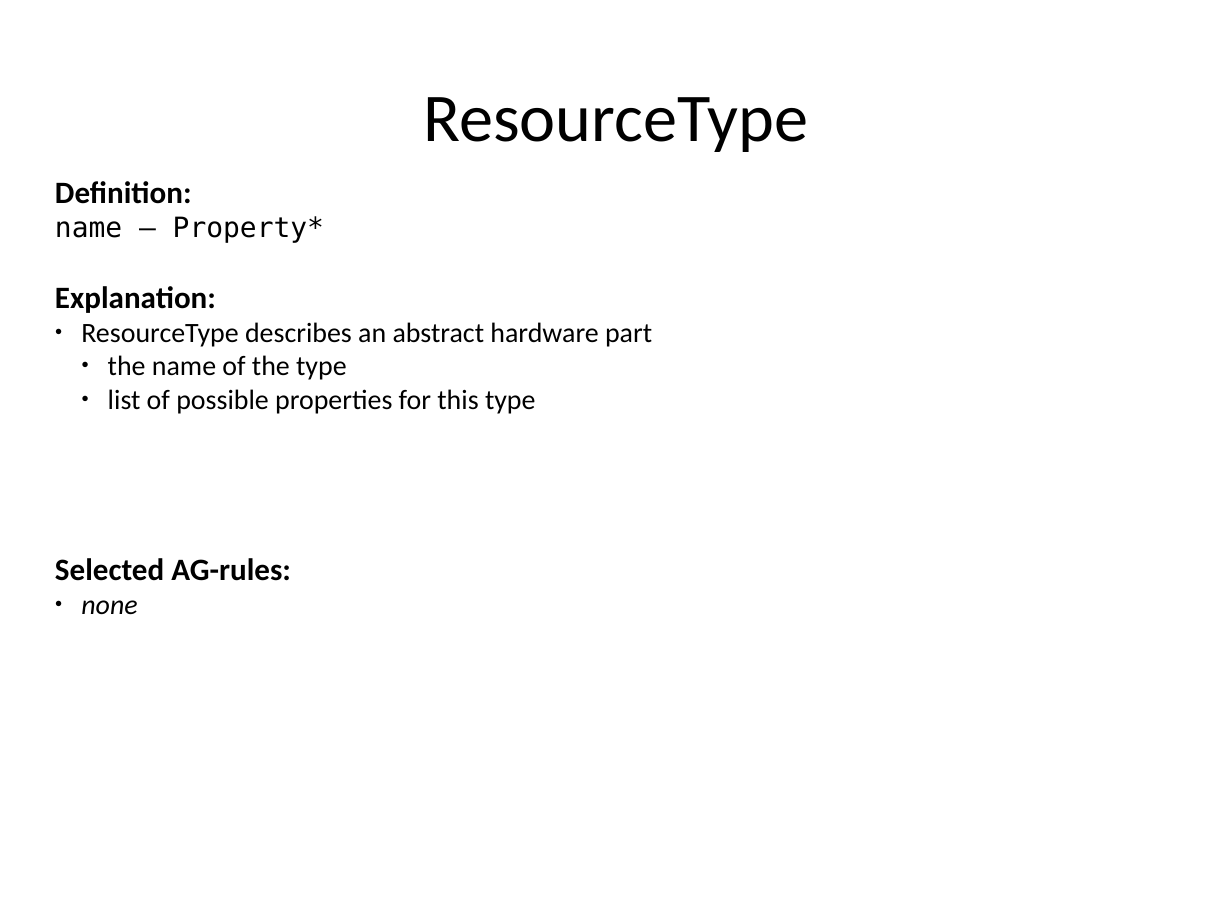
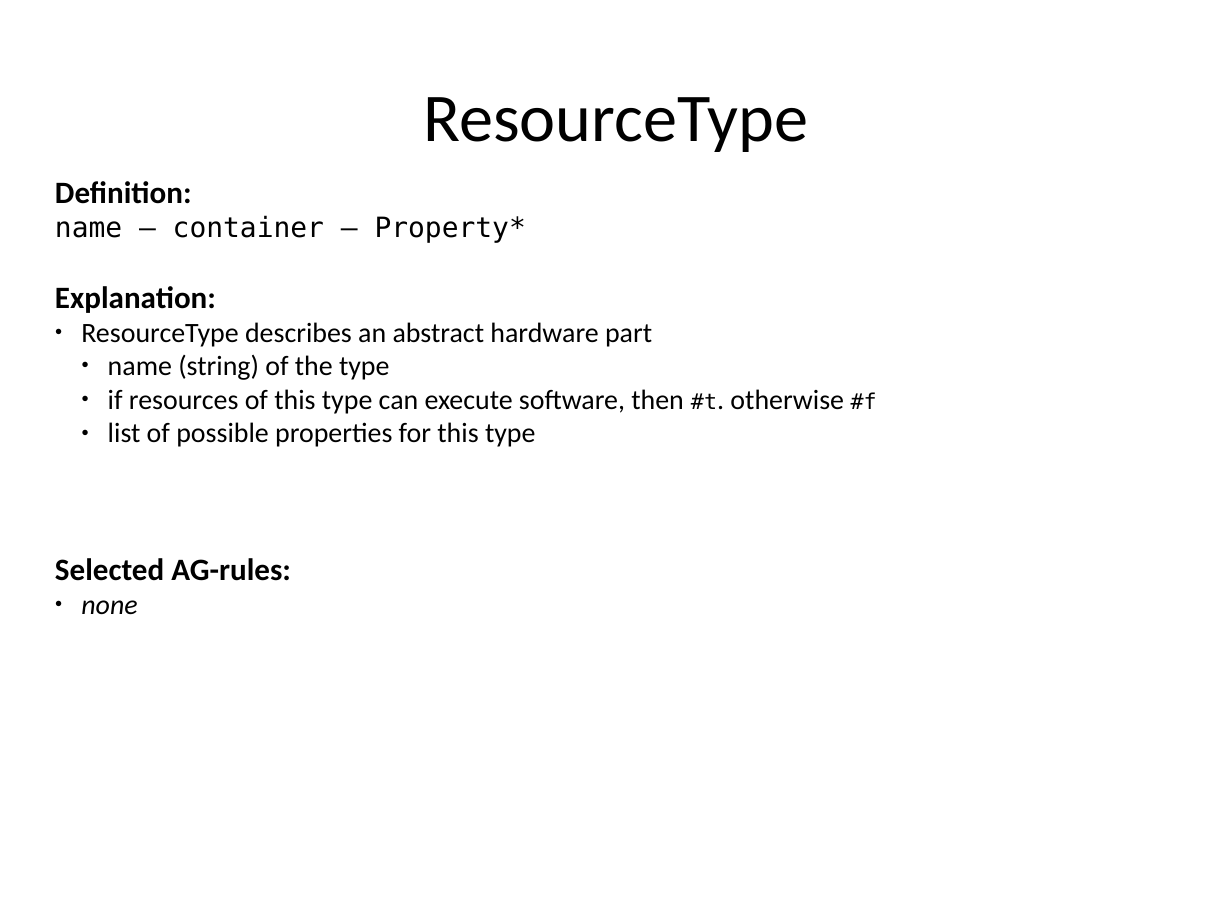
Before and after one commit to rene-schoene/racr-mquat, a slide deck: slide 31 of doc/the-model.odp. Drawn at 1232x924 pixels with LibreOffice and Linux fonts; fonts in the diff are those of the drawing. Boxes give left, top, right and bottom in pixels: in the first picture for what was removed or moved away, otherwise in the second. Text is boxed around its words. In the diff, an @@ line names an element or a change of style, - is before the commit and + after.

```diff
--- a/doc/the-model.odp
+++ b/doc/the-model.odp
@@ text at bbox=[55, 215, 526, 243]: text changed @@
-name – Property*
+name – container – Property*
@@ text at bbox=[108, 354, 877, 414]: text changed @@
-  ● the name of the type
+  ● name (string) of the type
+  ● if resources of this type can execute software, then #t. otherwise #f
```
Also in this commit, not shown: 14 other slides changed, 2 slides added, 1 other file.
